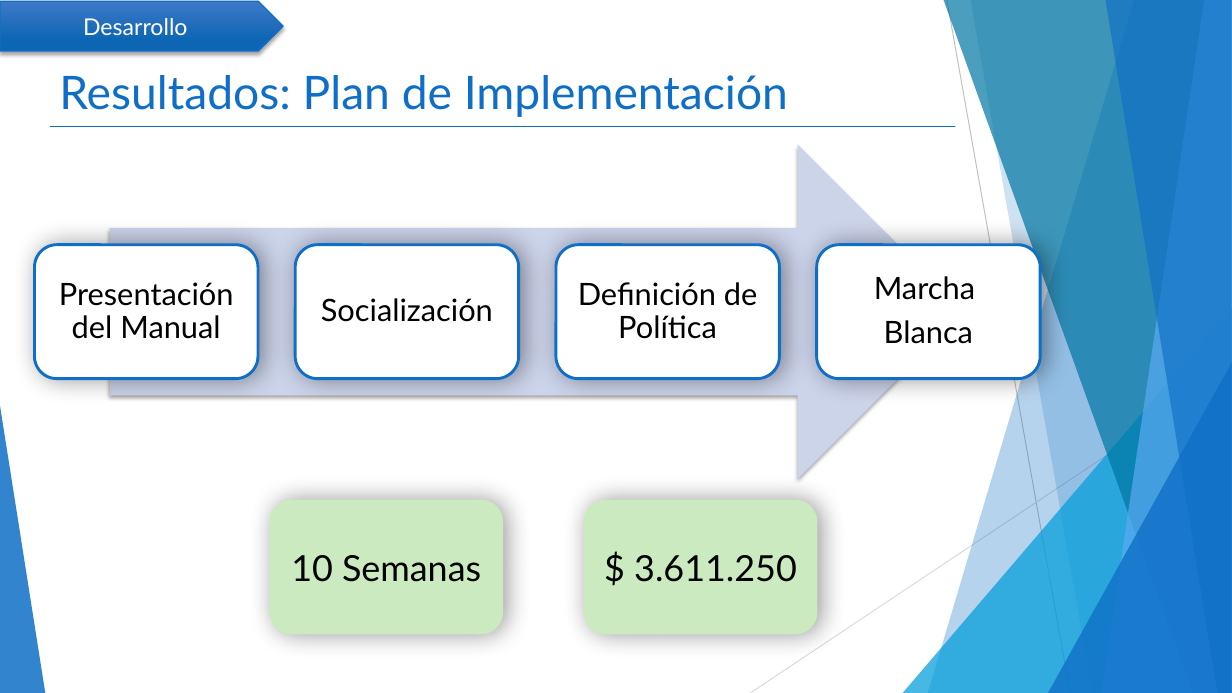
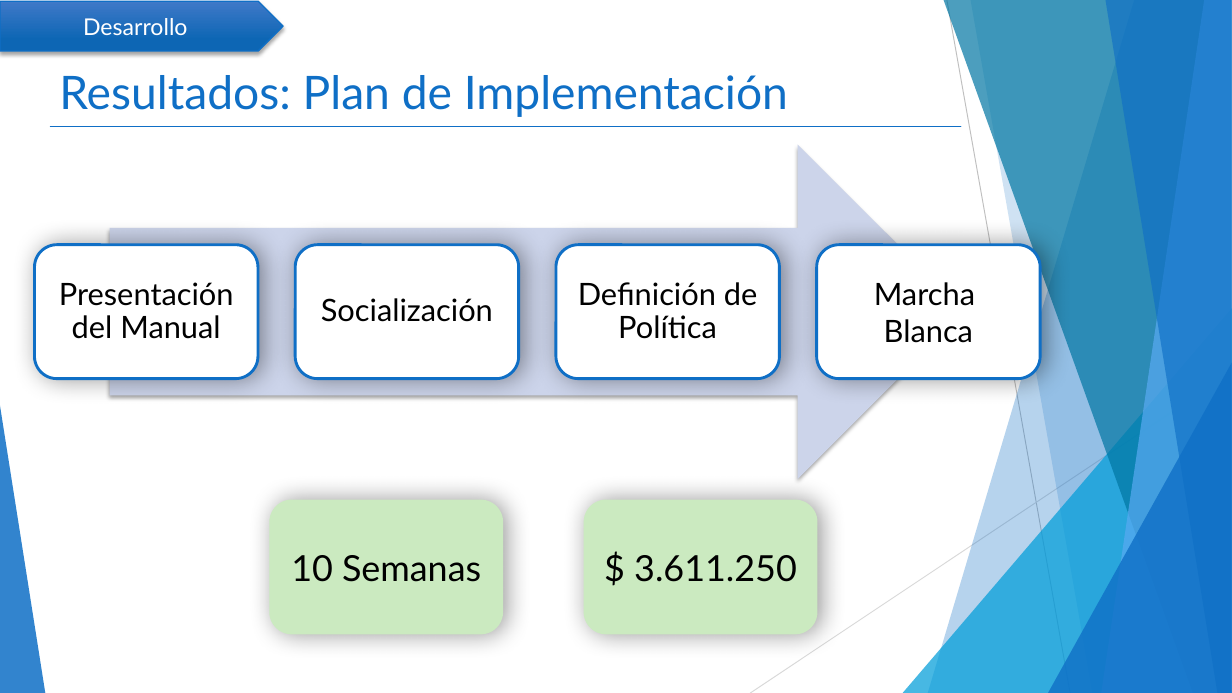
Before and after one commit to mcamara75/tituloUnap, a slide deck: slide 13 of 2018/TT IQQ 2018 Camara y Garay.pptx. Drawn at 1232x693 pixels with LibreOffice and Linux fonts; fonts in the diff are those of the drawing. Boxes give left, top, right and bottom in pixels: in the first picture for what was removed or moved away, otherwise in the second. Text is boxed around its words. In the diff, an @@ line names an element or a change of style, - is before the commit and + after.

```diff
--- a/2018/TT IQQ 2018 Camara y Garay.pptx
+++ b/2018/TT IQQ 2018 Camara y Garay.pptx
@@ line moved from (51, 127) - (955, 127) to (51, 127) - (961, 127) @@
@@ text "Marcha" at (874,282,975,343): line spacing 0.9 to 1; less space between paragraphs @@
```
Also in this commit, not shown: 16 other slides changed.
